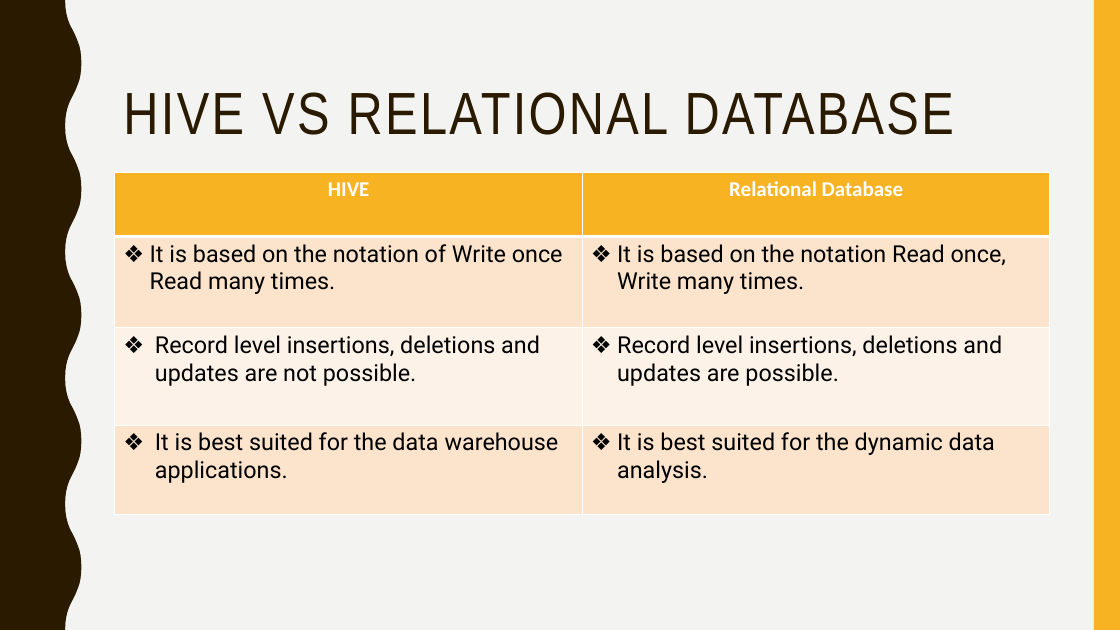
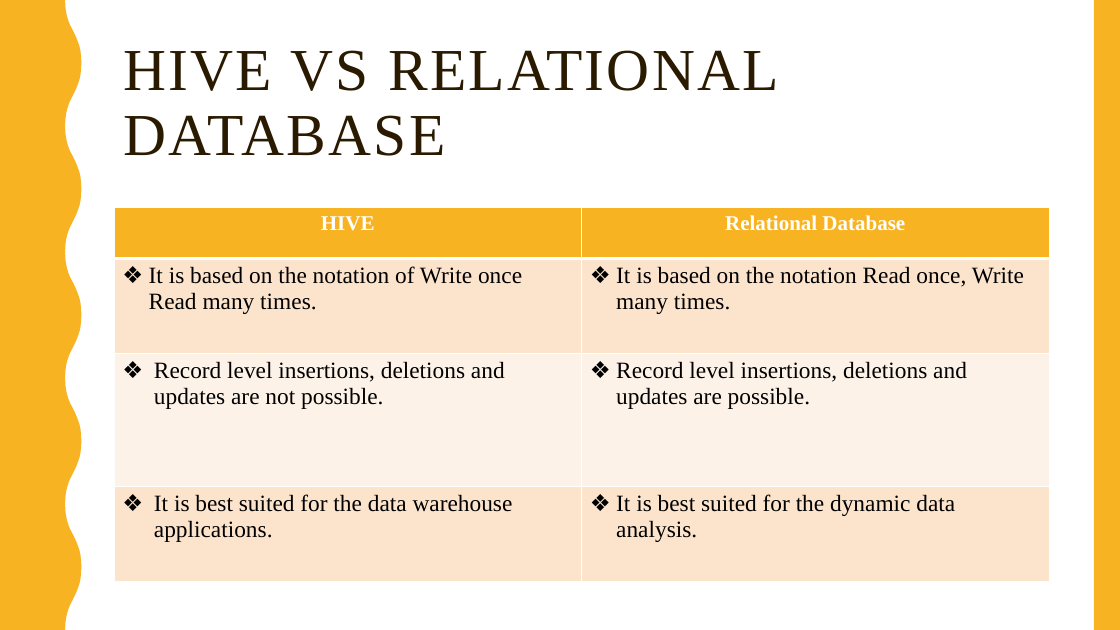
Before and after one commit to badisasairam/Hive, a slide deck: slide 27 of docs/HIVE.pptx. Drawn at 1120x630 pixels with LibreOffice and Linux fonts; fonts in the diff are those of the drawing. Boxes give left, top, right and bottom in pixels: in the first picture for what was removed or moved away, otherwise in the second. Text is boxed around its words. In the diff, an @@ line names an element or a change of style, - is before the commit and + after.

```diff
--- a/docs/HIVE.pptx
+++ b/docs/HIVE.pptx
@@ background #F3F3F2 to #FFFFFF @@
@@ rectangle added at (x1=0, y1=0, x2=1120, y2=630), fill #FFFFFF @@
@@ freeform shape added at (x1=0, y1=0, x2=82, y2=630), fill #F8B323 @@
@@ title "HIVE VS RELATIONAL DATABASE" moved from (x1=123, y1=92, x2=954, y2=135) to (x1=123, y1=50, x2=779, y2=156) @@
@@ title "HIVE VS RELATIONAL DATABASE" at (x1=123, y1=50, x2=779, y2=156): font Arial Narrow to Times New Roman; vertical alignment top to middle @@
@@ table at (x1=114, y1=208, x2=1050, y2=581) @@
@@ font Calibri to Times New Roman in "HIVE", "Relational Database" @@
@@ font Roboto to Times New Roman @@
@@ table resized from (x1=115, y1=172, x2=1051, y2=514) to (x1=114, y1=208, x2=1050, y2=581) @@
```
Also in this commit, not shown: 34 other slides changed, 1 slide added.
